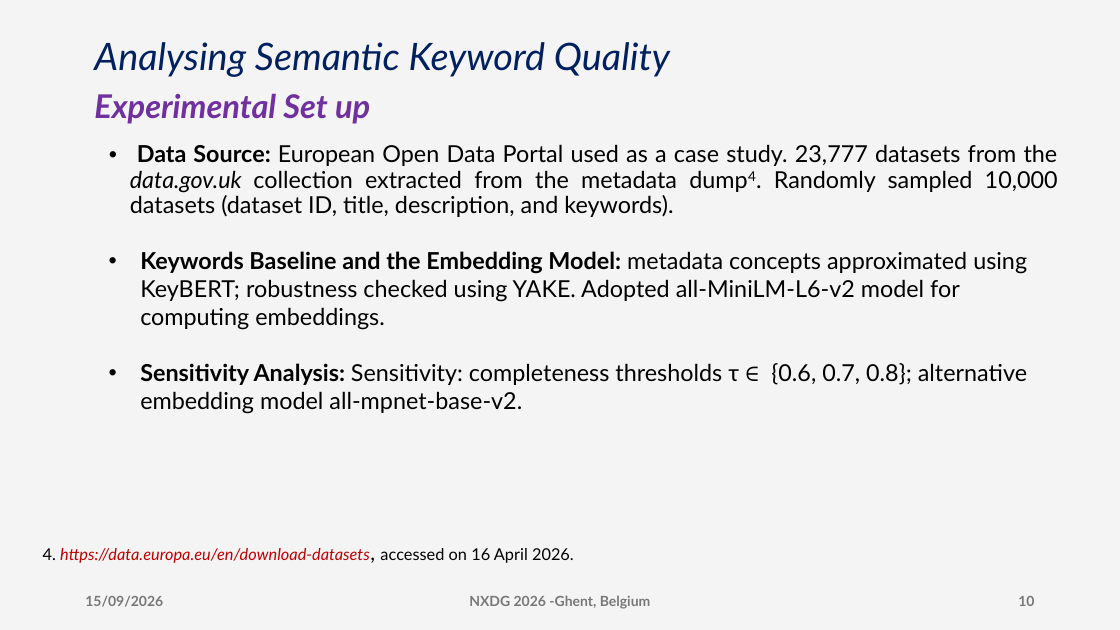
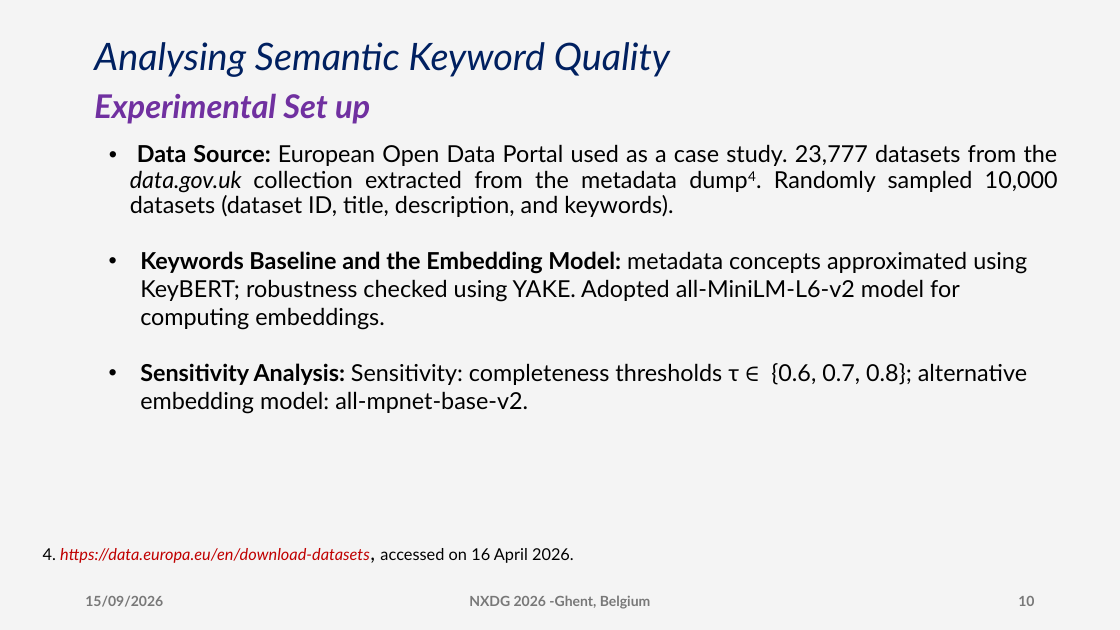
Before and after one commit to DeperiasKerre/deperiaskerre.github.io, a slide deck: slide 10 of slides/nxdg_2026_Deperias.pptx. Drawn at 1120x630 pixels with LibreOffice and Linux fonts; fonts in the diff are those of the drawing. Boxes give left, top, right and bottom in pixels: in the first picture for what was removed or moved away, otherwise in the second. Text is boxed around its words. In the diff, an @@ line names an element or a change of style, - is before the commit and + after.

```diff
--- a/slides/nxdg_2026_Deperias.pptx
+++ b/slides/nxdg_2026_Deperias.pptx
@@ text at [140, 363, 1027, 414]: text changed @@
-• Sensitivity Analysis: Sensitivity: completeness thresholds τ ∈ {0.6, 0.7, 0.8}; alternative embedding model all-mpnet-base-v2.
+• Sensitivity Analysis: Sensitivity: completeness thresholds τ ∈ {0.6, 0.7, 0.8}; alternative embedding model: all-mpnet-base-v2.
```
Also in this commit, not shown: 6 other slides changed.
